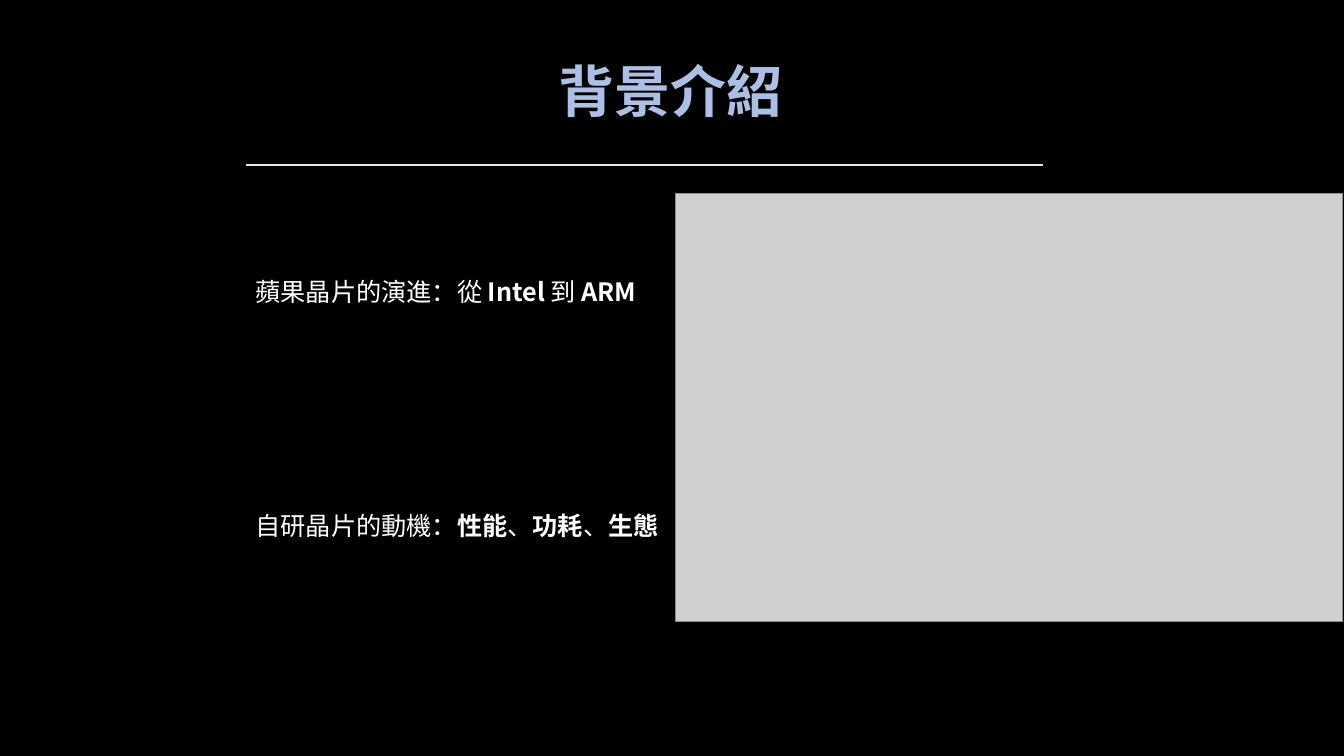
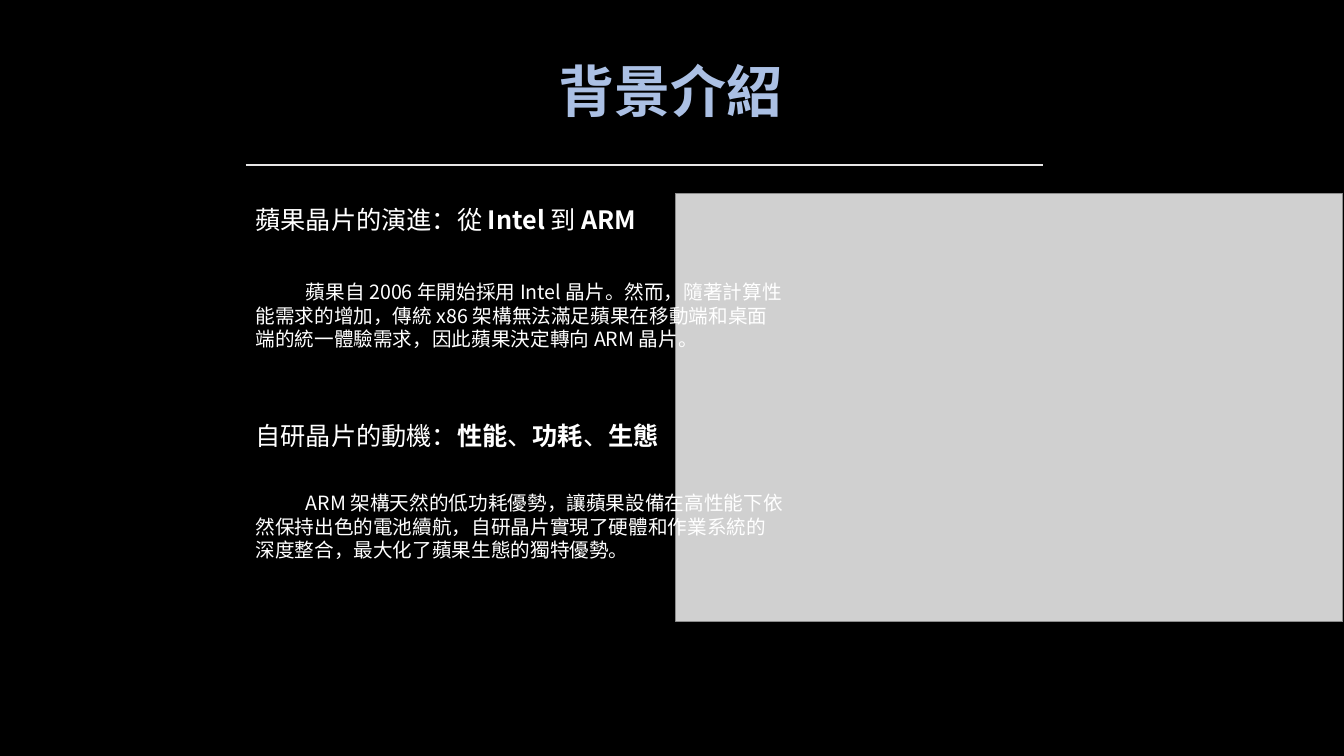
Before and after one commit to miaoyinnu/Apple, a slide deck: slide 3 of Apple.pptx. Drawn at 1344x756 pixels with LibreOffice and Linux fonts; fonts in the diff are those of the drawing; grey boxes stand for pictures. Boxes give left, top, right and bottom in pixels: in the first picture for what was removed or moved away, otherwise in the second. Text is boxed around its words. In the diff, an @@ line names an element or a change of style, - is before the commit and + after.

```diff
--- a/Apple.pptx
+++ b/Apple.pptx
@@ text "蘋果晶片的演進：從 Intel 到 ARM": place and size @@
-text "蘋果晶片的演進：從 Intel 到 ARM" at [255,279,637,303]
+text "蘋果晶片的演進：從 Intel 到 ARM" at [255,207,637,231]
@@ text added at [256,279,782,352], 14 pt, text #FFFFFF @@
+蘋果自 2006 年開始採用 Intel 晶片。然而，隨著計算性能需求的增加，傳統 x86 架構無法滿足蘋果在移動端和桌面端的統一體驗需求，因此蘋果決定轉向 ARM 晶片。
@@ text "自研晶片的動機：性能、功耗、生態": place and size @@
-text "自研晶片的動機：性能、功耗、生態" at [256,513,659,538]
+text "自研晶片的動機：性能、功耗、生態" at [256,423,659,448]
@@ text added at [256,490,783,559], 14 pt, text #FFFFFF @@
+ARM 架構天然的低功耗優勢，讓蘋果設備在高性能下依然保持出色的電池續航，自研晶片實現了硬體和作業系統的深度整合，最大化了蘋果生態的獨特優勢。
```
Also in this commit, not shown: 3 other slides changed.
